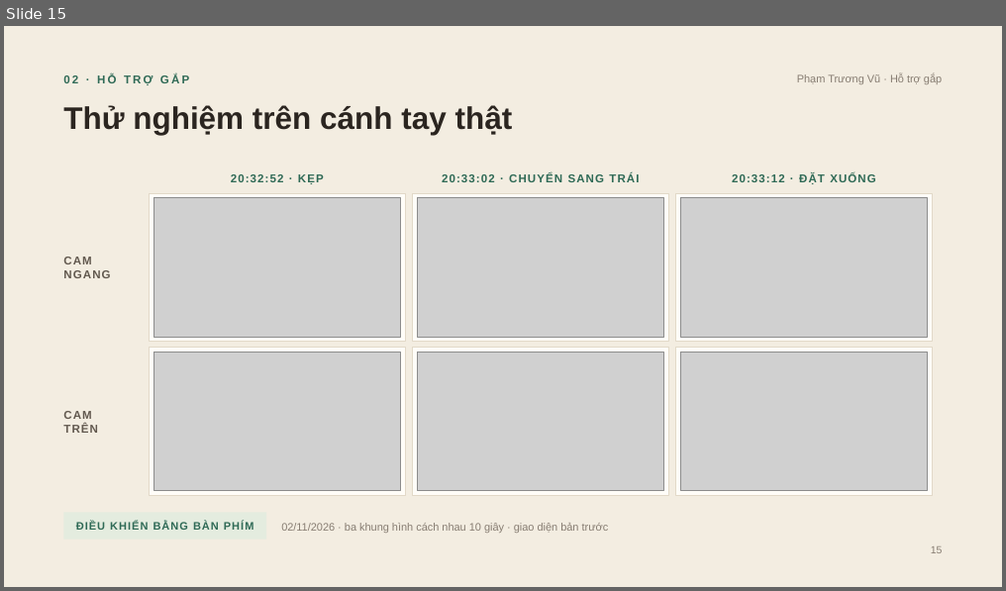
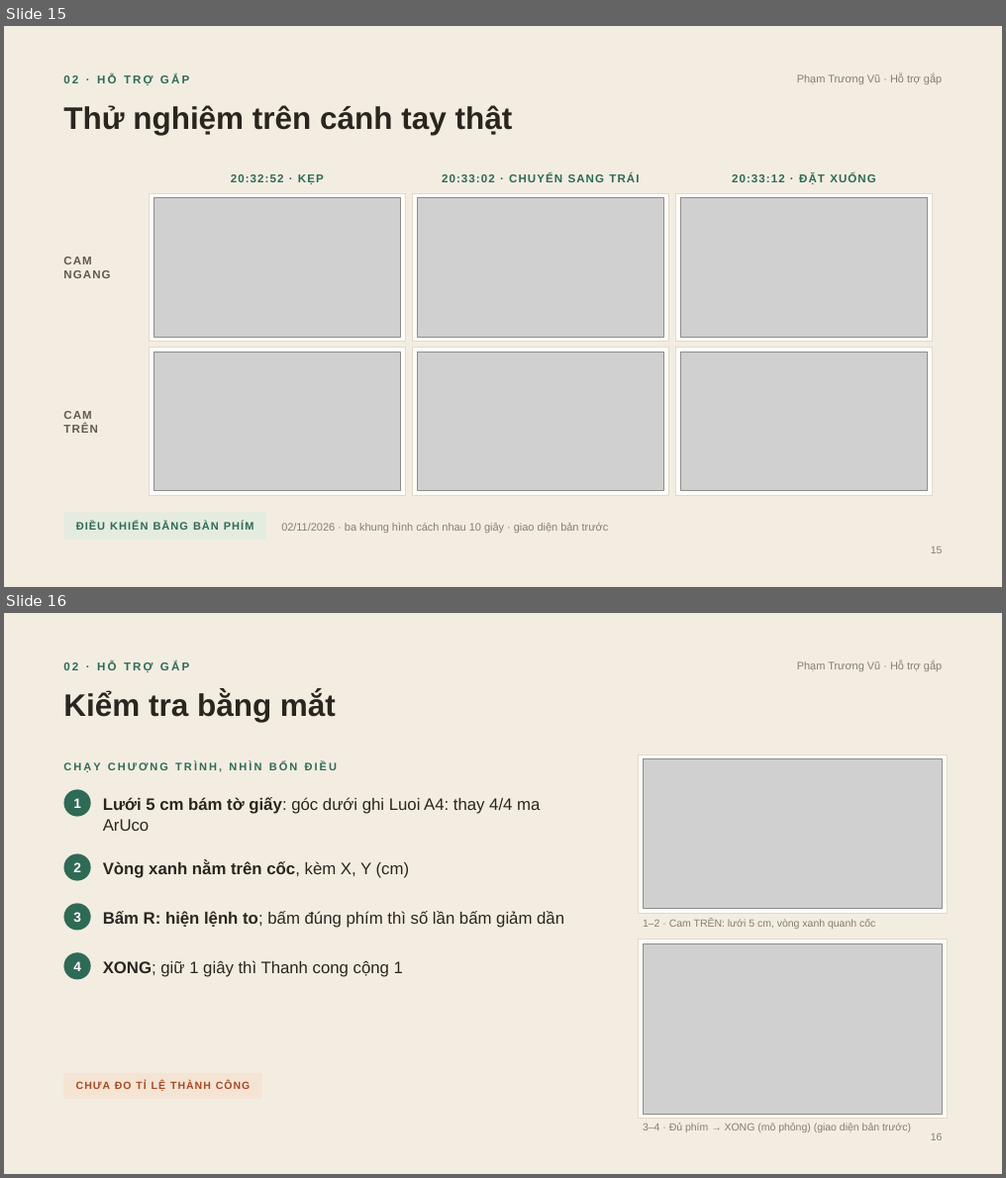
Before and after one commit to DuongNAD/Project_IoT, a slide deck: slides/Project_IoT_ThuyetTrinh.pptx. Shown one above the other, each under a label of ours: slide 15 before the commit, slides 15 and 16 after it. The pictures are 1006x591 and 1006x1178 pixels, drawn with LibreOffice and Linux fonts; fonts in the diff are those of the drawing; grey boxes stand for pictures. Boxes give left, top, right and bottom in pixels: in the first picture for what was removed or moved away, otherwise in the second. Text is boxed around its words. In the diff, an @@ line names an element or a change of style, - is before the commit and + after.

```diff
--- a/slides/Project_IoT_ThuyetTrinh.pptx
+++ b/slides/Project_IoT_ThuyetTrinh.pptx
@@ slide 16 added at (4, 613, 1002, 1174), background #F3EDE1 @@
@@ text added at (63, 662, 189, 672), 11 pt, text #2F6A56, bold @@
+02 · HỖ TRỢ GẮP
@@ text added at (797, 662, 942, 671), 10.5 pt, text #877D72 @@
+Phạm Trương Vũ · Hỗ trợ gắp
@@ text added at (63, 691, 336, 722), 30 pt, text #2B2520, bold @@
+Kiểm tra bằng mắt
@@ rectangle added at (638, 755, 946, 913), fill #FFFDF8, outline #E2D9C8 0.75 pt @@
@@ picture added at (643, 759, 943, 909) @@
@@ text added at (63, 762, 338, 772), 10.5 pt, text #2F6A56, bold @@
+CHẠY CHƯƠNG TRÌNH, NHÌN BỐN ĐIỀU
@@ ellipse added at (63, 789, 91, 817), fill #2F6A56, 13 pt, text #FFFFFF, bold @@
+1
@@ text added at (103, 797, 540, 831), 16 pt, text #2B2520 @@
+Lưới 5 cm bám tờ giấy: góc dưới ghi Luoi A4: thay 4/4 ma ArUco
@@ ellipse added at (63, 854, 91, 881), fill #2F6A56, 13 pt, text #FFFFFF, bold @@
+2
@@ text added at (103, 861, 409, 878), 16 pt, text #2B2520, bold @@
+Vòng xanh nằm trên cốc, kèm X, Y (cm)
@@ ellipse added at (63, 903, 91, 931), fill #2F6A56, 13 pt, text #FFFFFF, bold @@
+3
@@ text added at (103, 911, 564, 928), 16 pt, text #2B2520 @@
+Bấm R: hiện lệnh to; bấm đúng phím thì số lần bấm giảm dần
@@ text added at (643, 919, 875, 929), 10 pt, text #877D72 @@
+1–2 · Cam TRÊN: lưới 5 cm, vòng xanh quanh cốc
@@ ellipse added at (63, 953, 91, 980), fill #2F6A56, 13 pt, text #FFFFFF, bold @@
+4
@@ text added at (103, 960, 403, 977), 16 pt, text #2B2520 @@
+XONG; giữ 1 giây thì Thanh cong cộng 1
@@ rectangle added at (638, 940, 946, 1119), fill #FFFDF8, outline #E2D9C8 0.75 pt @@
@@ picture added at (643, 944, 943, 1114) @@
@@ rectangle added at (63, 1073, 262, 1099), fill #F5E3D3, 10 pt, text #A64B24, bold @@
+CHƯA ĐO TỈ LỆ THÀNH CÔNG
@@ text added at (643, 1123, 911, 1133), 10 pt, text #877D72 @@
+3–4 · Đủ phím → XONG (mô phỏng) (giao diện bản trước)
@@ text added at (931, 1134, 943, 1141), 10 pt, text #877D72 @@
+16
```
Also in this commit, not shown: 15 slides changed, 35 other files.
